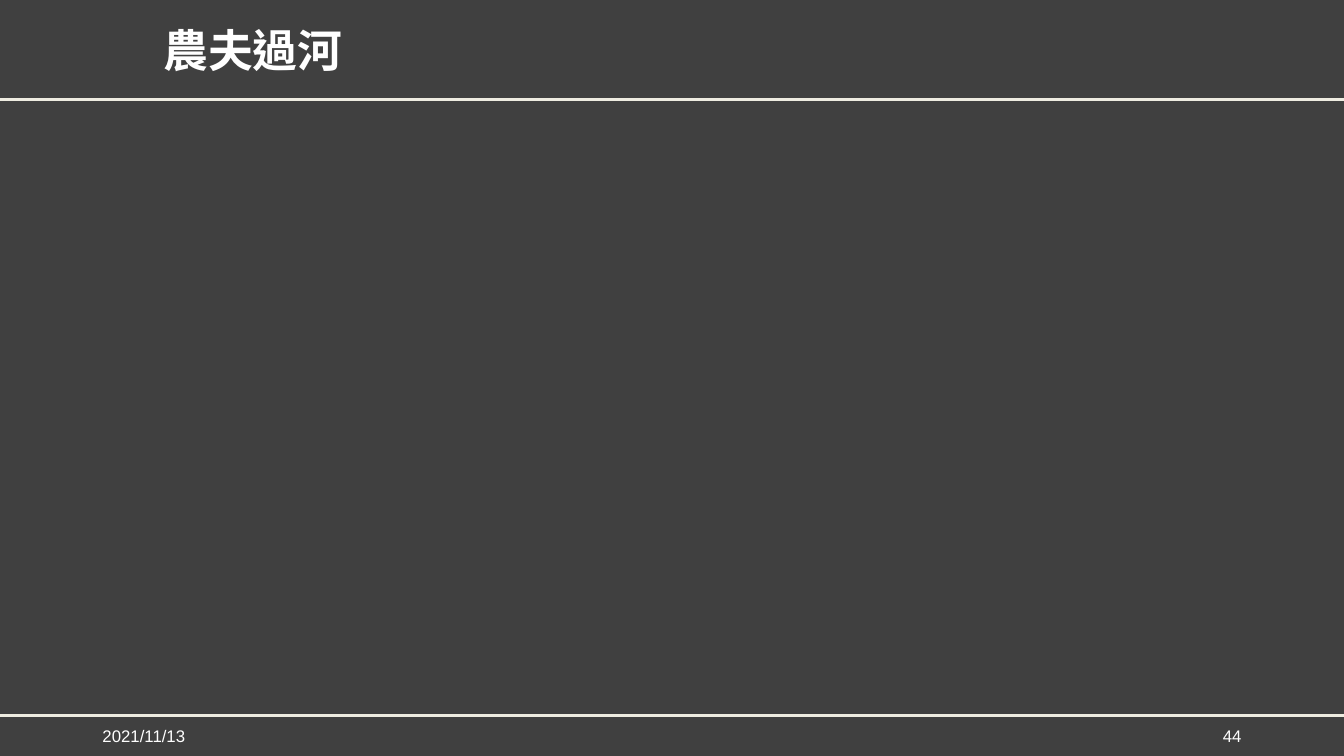
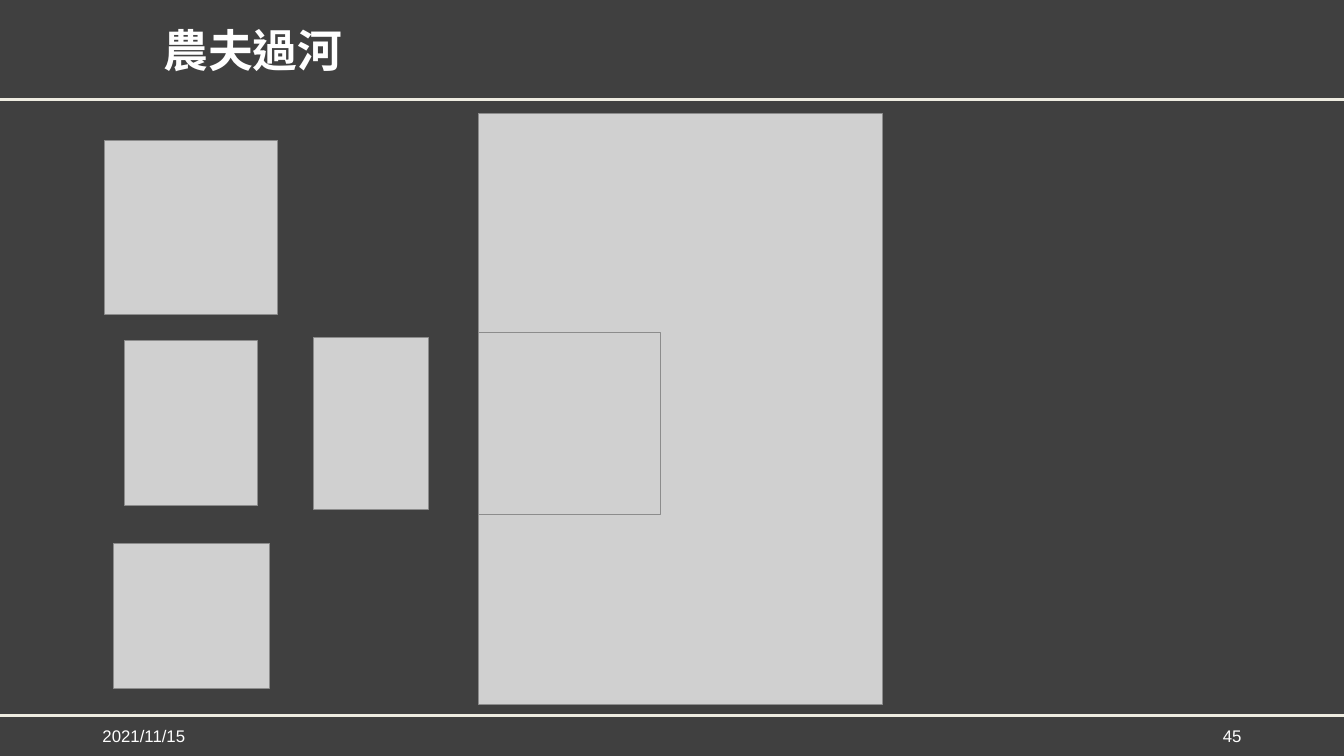
Before and after one commit to YuCheng21/nkust-genetic-algorithm, a slide deck: slide 45 of mid_project/GA_Mid_Report.pptx (slide 44 before the commit). Drawn at 1344x756 pixels with LibreOffice and Linux fonts; fonts in the diff are those of the drawing; grey boxes stand for pictures; background and template pictures are left out. Boxes give left, top, right and bottom in pixels: in the first picture for what was removed or moved away, otherwise in the second. Text is boxed around its words. In the diff, an @@ line names an element or a change of style, - is before the commit and + after.

```diff
--- a/mid_project/GA_Mid_Report.pptx
+++ b/mid_project/GA_Mid_Report.pptx
@@ picture added at (479,114,883,705) @@
@@ picture added at (105,141,278,315) @@
@@ picture added at (125,341,258,506) @@
@@ picture added at (314,338,429,509) @@
@@ picture added at (479,333,661,515) @@
@@ picture added at (113,543,269,689) @@
@@ text at (102,730,185,742): text changed @@
-2021/11/13
+2021/11/15
@@ page number at (1223,730,1242,742): text changed @@
-44
+45
```
Also in this commit, not shown: 54 other slides changed, 20 slides added, 1 other file.
